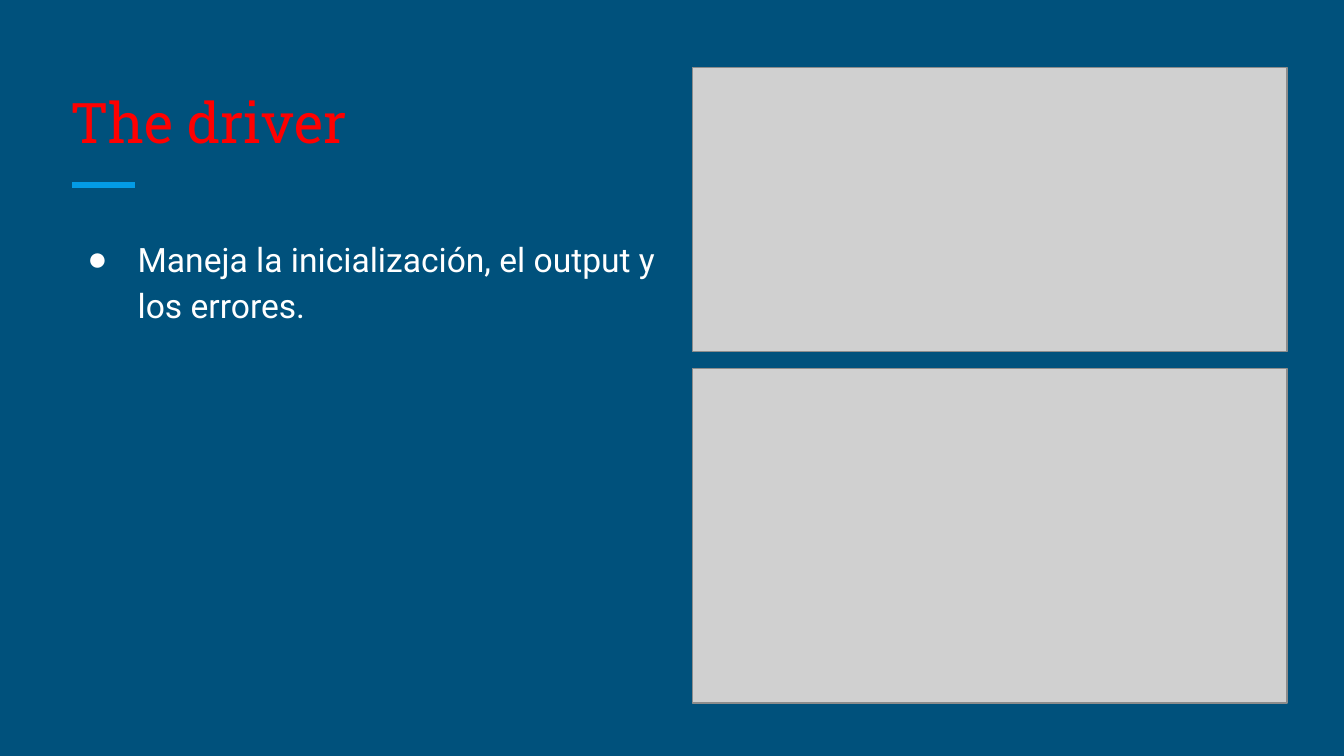
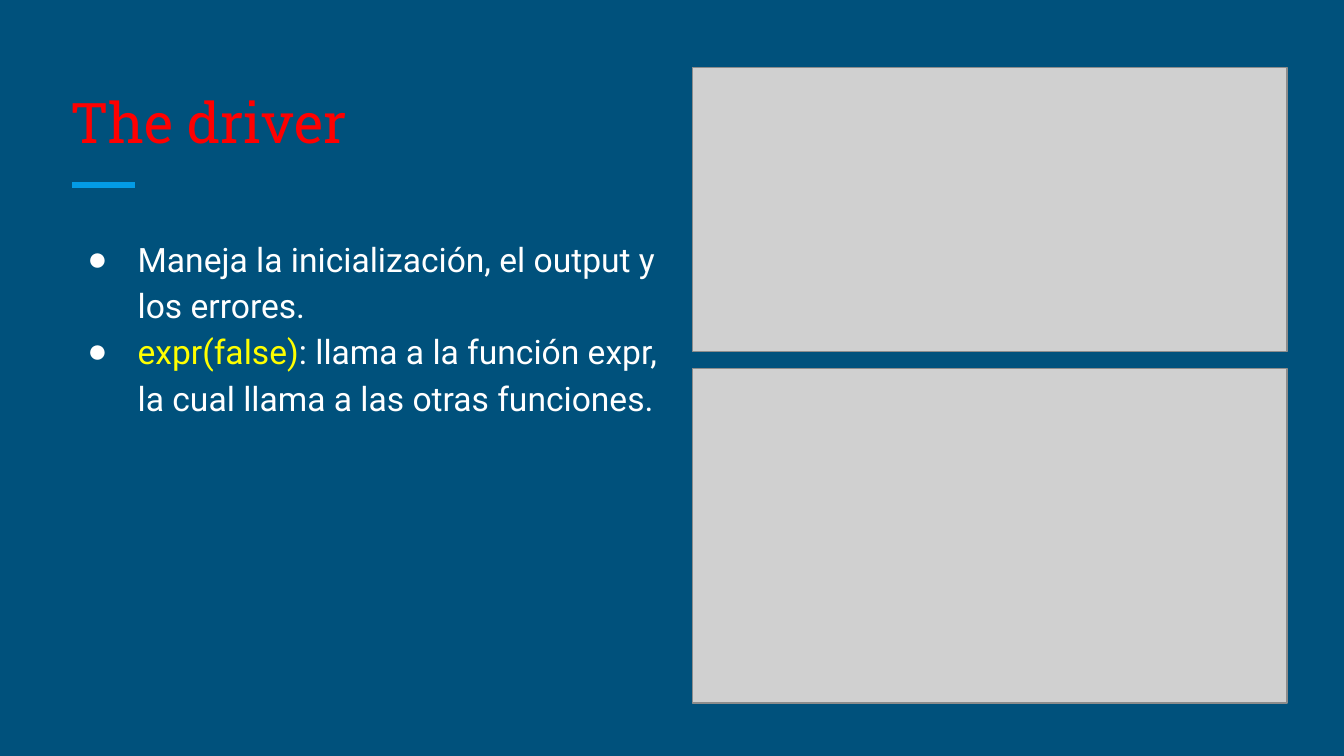
Before and after one commit to CS1103/unidad-3-a-desk-calculator-alonso1311, a slide deck: slide 13 of POO II - Desk Calculator.pptx (slide 12 before the commit). Drawn at 1344x756 pixels with LibreOffice and Linux fonts; fonts in the diff are those of the drawing; grey boxes stand for pictures. Boxes give left, top, right and bottom in pixels: in the first picture for what was removed or moved away, otherwise in the second. Text is boxed around its words. In the diff, an @@ line names an element or a change of style, - is before the commit and + after.

```diff
--- a/POO II - Desk Calculator.pptx
+++ b/POO II - Desk Calculator.pptx
@@ text at [138, 337, 657, 412]: paragraph added @@
+● expr(false): llama a la función expr, la cual llama a las otras funciones.
```
Also in this commit, not shown: 3 other slides changed, 2 slides added, 1 slide removed.
